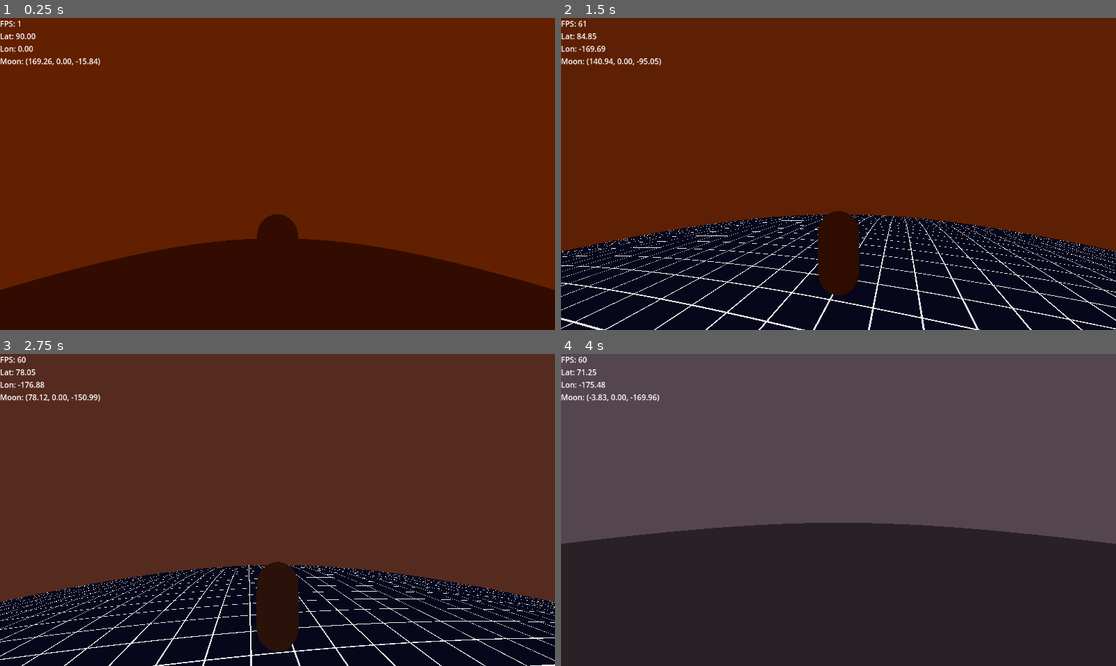
Above: before the commit, frames 1-4 (two rows, left to right).
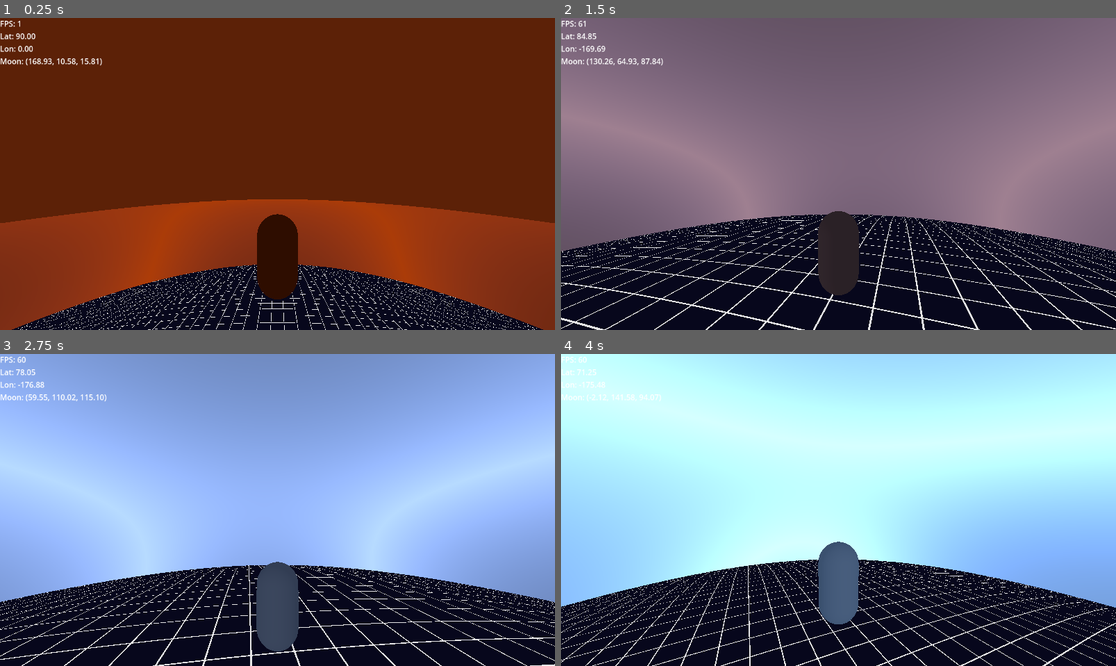
Above: after the commit, the same moments.

Repository: valfrom/LittlePlanet
Game: Godot game, scene res://world.tscn
Same seed, same stepped clock (60 frames per second), same inputs: the game is played once before the commit and once after it.
Inputs (mouse positions are in pixels of both pictures, inside the frame that each line leads up to):
- Up to frame 1 (0.25 s): no input
- Up to frame 2 (1.5 s): move the mouse to (866, 174) at 0.52 s; hold W (move_forward) from 0.53 s (still down); tap Space (jump) at 0.77 s; move the mouse to (810, 174) at 1.27 s
- Up to frame 3 (2.75 s): keep holding W (move_forward); tap Space (jump) at 1.52 s; move the mouse to (288, 503) at 2.02 s
- Up to frame 4 (4 s): keep holding W (move_forward); move the mouse to (832, 516) at 2.77 s; tap Space (jump) at 3.02, 3.77 s; move the mouse to (877, 513) at 3.52 s

The runs differ from the first frame. In frame 1, 37% of the frame differs, in the area x 0-100%, y 12-100%; in frame 2, 69%; in frame 3, 74%; in frame 4, 100%, in the area x 0-100%, y 0-100%.

Commit message:
Simulate full-planet moon coverage (#7)

Diff:
--- a/Atmosphere.gdshader
+++ b/Atmosphere.gdshader
@@ -7,13 +7,16 @@
 uniform float horizon_falloff : hint_range(0.1, 8.0) = 1.5;
 uniform float opacity : hint_range(0.0, 1.0) = 0.8;
 
+varying vec3 world_position;
+
 void vertex() {
     VERTEX *= 1.05;
+    world_position = (MODEL_MATRIX * vec4(VERTEX, 1.0)).xyz;
 }
 
 void fragment() {
     vec3 normal = normalize(NORMAL);
-    vec3 view_dir = normalize(CAMERA_POSITION - WORLD_POSITION);
+    vec3 view_dir = normalize(CAMERA_POSITION_WORLD - world_position);
     float horizon_amount = pow(1.0 - clamp(abs(dot(normal, view_dir)), 0.0, 1.0), horizon_falloff);
     float sun_wrap = pow(clamp(dot(normalize(-sun_direction), normal), 0.0, 1.0), 4.0);
     vec3 base_color = mix(zenith_color.rgb, horizon_color.rgb, horizon_amount);
--- a/AtmosphereController.gd
+++ b/AtmosphereController.gd
@@ -19,45 +19,45 @@
 var _moon_material: BaseMaterial3D
 
 func _ready() -> void:
-    _material = material_override as ShaderMaterial
-    if world_environment:
-        _environment = world_environment.environment
-        if _environment and _environment.background_mode != Environment.BG_COLOR:
-            _environment.background_mode = Environment.BG_COLOR
-    if moon_mesh:
-        _moon_material = moon_mesh.material_override as BaseMaterial3D
+	_material = material_override as ShaderMaterial
+	if world_environment:
+		_environment = world_environment.environment
+		if _environment and _environment.background_mode != Environment.BG_COLOR:
+			_environment.background_mode = Environment.BG_COLOR
+	if moon_mesh:
+		_moon_material = moon_mesh.material_override as BaseMaterial3D
 
 func _process(delta: float) -> void:
-    if player == null or planet == null or moon_light == null or _material == null:
-        return
+	if player == null or planet == null or moon_light == null or _material == null:
+		return
 
-    var up_dir: Vector3 = (player.global_position - planet.global_position).normalized()
-    var sun_dir: Vector3 = (moon_light.global_position - planet.global_position).normalized()
-    var elevation: float = clamp(sun_dir.dot(up_dir), -1.0, 1.0)
+	var up_dir: Vector3 = (player.global_position - planet.global_position).normalized()
+	var sun_dir: Vector3 = (moon_light.global_position - planet.global_position).normalized()
+	var elevation: float = clamp(sun_dir.dot(up_dir), -1.0, 1.0)
 
-    var daylight: float = clamp((elevation + 0.1) / 0.9, 0.0, 1.0)
-    var sunset: float = clamp(1.0 - abs(elevation) / 0.55, 0.0, 1.0)
+	var daylight: float = clamp((elevation + 0.1) / 0.9, 0.0, 1.0)
+	var sunset: float = clamp(1.0 - abs(elevation) / 0.55, 0.0, 1.0)
 
-    var zenith_color: Color = night_zenith_color.lerp(day_zenith_color, daylight)
-    zenith_color = zenith_color.lerp(dusk_zenith_color, sunset)
+	var zenith_color: Color = night_zenith_color.lerp(day_zenith_color, daylight)
+	zenith_color = zenith_color.lerp(dusk_zenith_color, sunset)
 
-    var horizon_color: Color = night_horizon_color.lerp(day_horizon_color, daylight)
-    horizon_color = horizon_color.lerp(dusk_horizon_color, sunset)
+	var horizon_color: Color = night_horizon_color.lerp(day_horizon_color, daylight)
+	horizon_color = horizon_color.lerp(dusk_horizon_color, sunset)
 
-    _material.set_shader_parameter("sun_direction", sun_dir)
-    _material.set_shader_parameter("zenith_color", zenith_color)
-    _material.set_shader_parameter("horizon_color", horizon_color)
+	_material.set_shader_parameter("sun_direction", sun_dir)
+	_material.set_shader_parameter("zenith_color", zenith_color)
+	_material.set_shader_parameter("horizon_color", horizon_color)
 
-    var sun_tint: Color = horizon_color.lerp(Color.WHITE, daylight)
-    var moon_glow: Color = sun_tint.lerp(Color.WHITE, moon_brightness_boost)
-    moon_light.light_color = moon_glow
-    moon_light.light_energy = sun_max_intensity
-    if _moon_material:
-        _moon_material.albedo_color = moon_glow
-        if "emission_enabled" in _moon_material:
-            _moon_material.emission_enabled = true
-            _moon_material.emission = moon_glow
-            _moon_material.emission_energy = 1.0 + moon_brightness_boost * 2.0
+	var sun_tint: Color = horizon_color.lerp(Color.WHITE, daylight)
+	var moon_glow: Color = sun_tint.lerp(Color.WHITE, moon_brightness_boost)
+	moon_light.light_color = moon_glow
+	moon_light.light_energy = sun_max_intensity
+	if _moon_material:
+		_moon_material.albedo_color = moon_glow
+		if "emission_enabled" in _moon_material:
+			_moon_material.emission_enabled = true
+			_moon_material.emission = moon_glow
+			_moon_material.emission_energy = 1.0 + moon_brightness_boost * 2.0
 
-    if _environment:
-        _environment.background_color = horizon_color
+	if _environment:
+		_environment.background_color = horizon_color
--- a/Moon.gd
+++ b/Moon.gd
@@ -3,9 +3,10 @@
 @export var planet: Node3D
 @export var orbit_radius: float = 170.0
 @export var orbit_speed: float = 0.4
-@export var orbit_axis: Vector3 = Vector3.UP
+@export var planet_rotation_speed: float = 0.17
 
 var _orbit_angle: float = 0.0
+var _planet_rotation_angle: float = 0.0
 
 func _ready() -> void:
 	if planet == null:
@@ -17,12 +18,16 @@
 	if planet == null:
 		return
 	_orbit_angle = wrapf(_orbit_angle + orbit_speed * delta, 0.0, TAU)
+	_planet_rotation_angle = wrapf(_planet_rotation_angle + planet_rotation_speed * delta, 0.0, TAU)
 	_update_orbit_position()
 
 func _update_orbit_position() -> void:
 	var pivot := planet.global_transform.origin
-	var offset := Vector3(orbit_radius, 0.0, 0.0)
-	var basis := Basis(orbit_axis.normalized(), _orbit_angle)
-	var orbit_position := pivot + basis * offset
+	var latitude_angle := sin(_planet_rotation_angle) * 0.5 * PI
+	var cos_latitude := cos(latitude_angle)
+	var x := orbit_radius * cos_latitude * cos(_orbit_angle)
+	var y := orbit_radius * sin(latitude_angle)
+	var z := orbit_radius * cos_latitude * sin(_orbit_angle)
+	var orbit_position := pivot + Vector3(x, y, z)
 	global_transform = Transform3D(global_transform.basis, orbit_position)
 	look_at(pivot, Vector3.UP)
